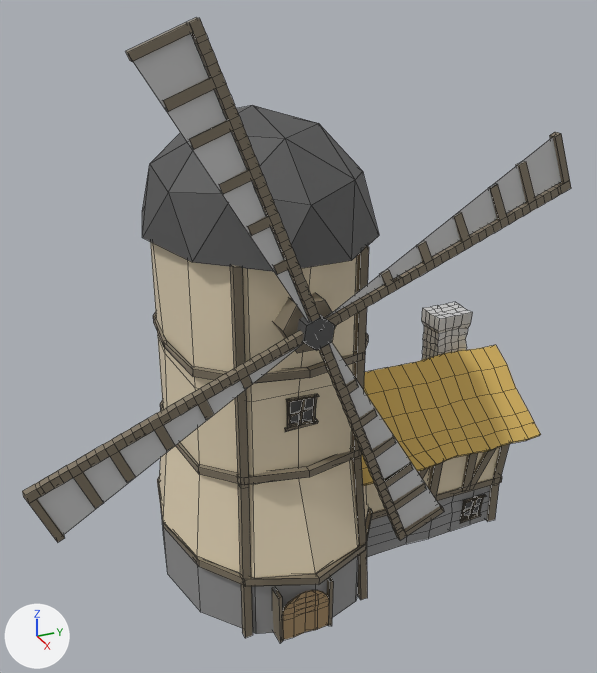
The FBX model Assets/assets/Modèles 3D/Village/Moulin.fbx: old version first, new version second.
Camera for both pictures: a 50 mm camera at (28.2, -15.9, 23.1) aimed at (0.8, -3.6, 9.4). The axes (+X, +Y, +Z) are drawn at lower left. The lights are the same throughout. Mesh edges are drawn as thin lines. Vertices at the same position are counted once.
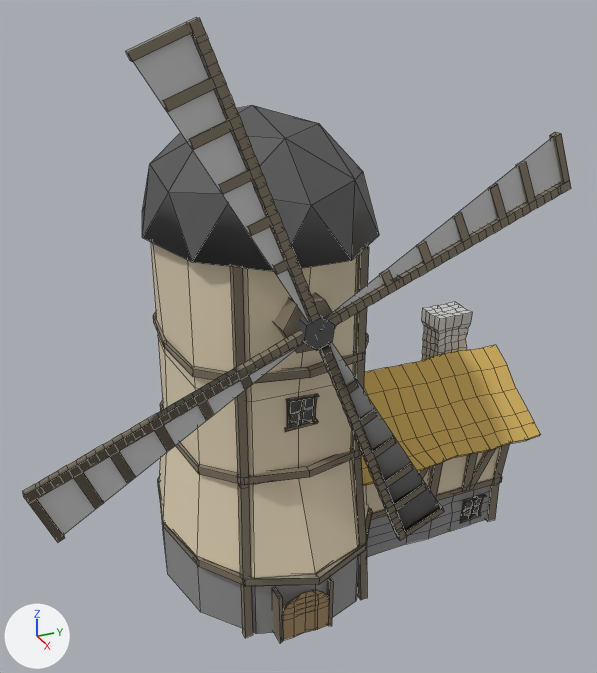
Where the change shows, as pixel boxes (x1, y1, x2, y2) in the pictures (597 x 673 px; the box of a moved part takes in the faces that stretch with it):
```json
{"object": "Cube.001", "change": "reshaped", "before": [22, 17, 571, 643], "after": [22, 17, 571, 643]}
{"part": 1, "of": "me_cube_001", "change": "moved or reshaped", "before": [38, 137, 561, 535], "after": [38, 137, 561, 535]}
```

Edits to the scene script, one JSON object a line:
```json
{"op": "set", "path": "mat_matériau_001.base_color", "old": "(0.6, 0.6, 0.6)", "new": "(0.644, 0.434, 0.114)", "note": "light grey #cbcbcb -> yellow #d2b05f"}
{"op": "add", "block": "mat_matériau_013", "code": ["mat_matériau_013 = principled_material('Matériau.013')", "mat_matériau_013.base_color = (0.6, 0.6, 0.6)  # light grey #cbcbcb"]}
{"block": "me_cube_001", "where": "me_cube_001.from_pydata(...)  # 2178 vertices, 1986 faces; spans x -2.48..2.69, y -2.89..1.9, z -13.56..0.03"}
{"block": "me_cube_001", "where": "# used by ob_cube_001; location = (-0.1, -1.94, -1.04); rotation_euler = (0.0, 0.0, -3.142), in degrees (0, 0, -180); scale = (-2.3, -4.5, -1.67)"}
{"block": "me_cube_001", "where": "# verts and faces of me_cube_001; kept vertices keep their numbers, new ones are numbered from 2178"}
{"block": "me_cube_001", "where": "# before: 323 (2.32, -0.97, -8.99), 324 (2.32, -0.38, -8.99) at pixel (351, 260), 325 (0.04, -1.64, -8.99) at pixel (142, 237), 326 (1.45, -1.45, -8.99) at pixel (192, 262), 327 (-2.23, -0.97, -8.99)"}
{"block": "me_cube_001", "where": "# before: 328 (-1.36, -1.45, -8.99) at pixel (142, 211), 329 (-1.36, 0.1, -8.99), 330 (-2.23, -0.38, -8.99), 331 (1.45, 0.1, -8.99) at pixel (379, 235), 332 (0.04, 0.29, -8.99)"}
{"block": "me_cube_001", "where": "# before: 1551 (2.58, -0.77, -7.66), 1552 (2.58, -2.7, -4.48), 1553 (2.58, -2.84, -5.46), 1873 (2.58, -0.67, -8.0), 1874 (2.58, 1.27, -11.17) at pixel (556, 133)"}
{"block": "me_cube_001", "where": "# before: 1875 (2.58, 1.41, -10.19)"}
{"block": "me_cube_001", "change": "me_cube_001 part 1"}
{"op": "add", "block": "me_cube_001", "code": "delete_faces([(1551, 1552, 1553), (1873, 1874, 1875)])"}
{"op": "add", "block": "me_cube_001", "code": "faces += [(1551, 1553, 1552), (1873, 1875, 1874)]  # mat_matériau_013 (light grey #cbcbcb)"}
{"op": "add", "block": "me_cube_001", "code": "faces += [(323, 324, 331, 332, 329, 330, 327, 328, 325, 326)]  # mat_matériau_004 (dark grey #545454)"}
{"op": "remove", "block": "me_cube_001", "code": "me_cube_001.materials.append(mat_matériau_002)  # yellow #d2b05f"}
{"op": "add", "block": "me_cube_001", "code": "me_cube_001.materials.append(mat_matériau_013)  # light grey #cbcbcb"}
```
